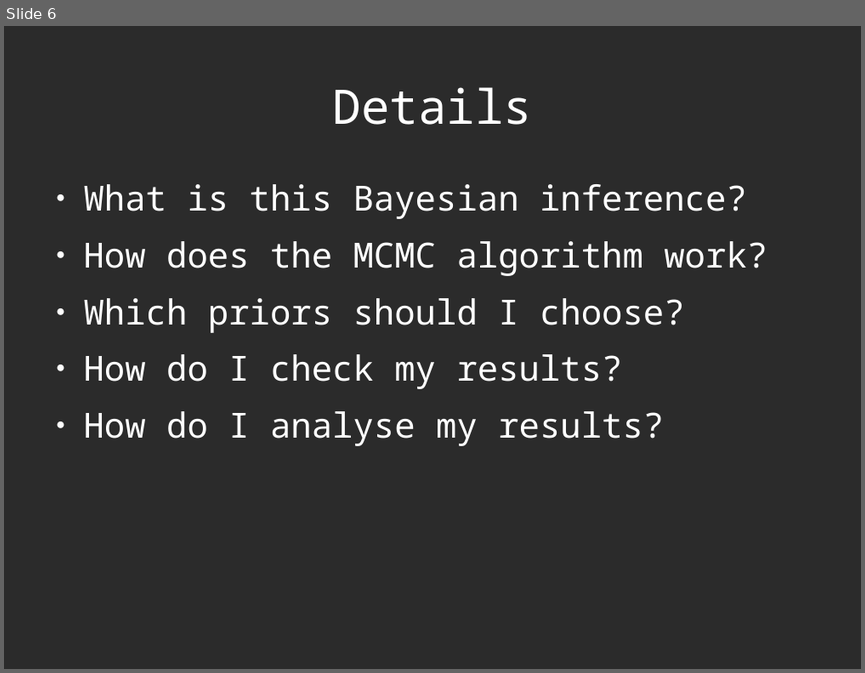
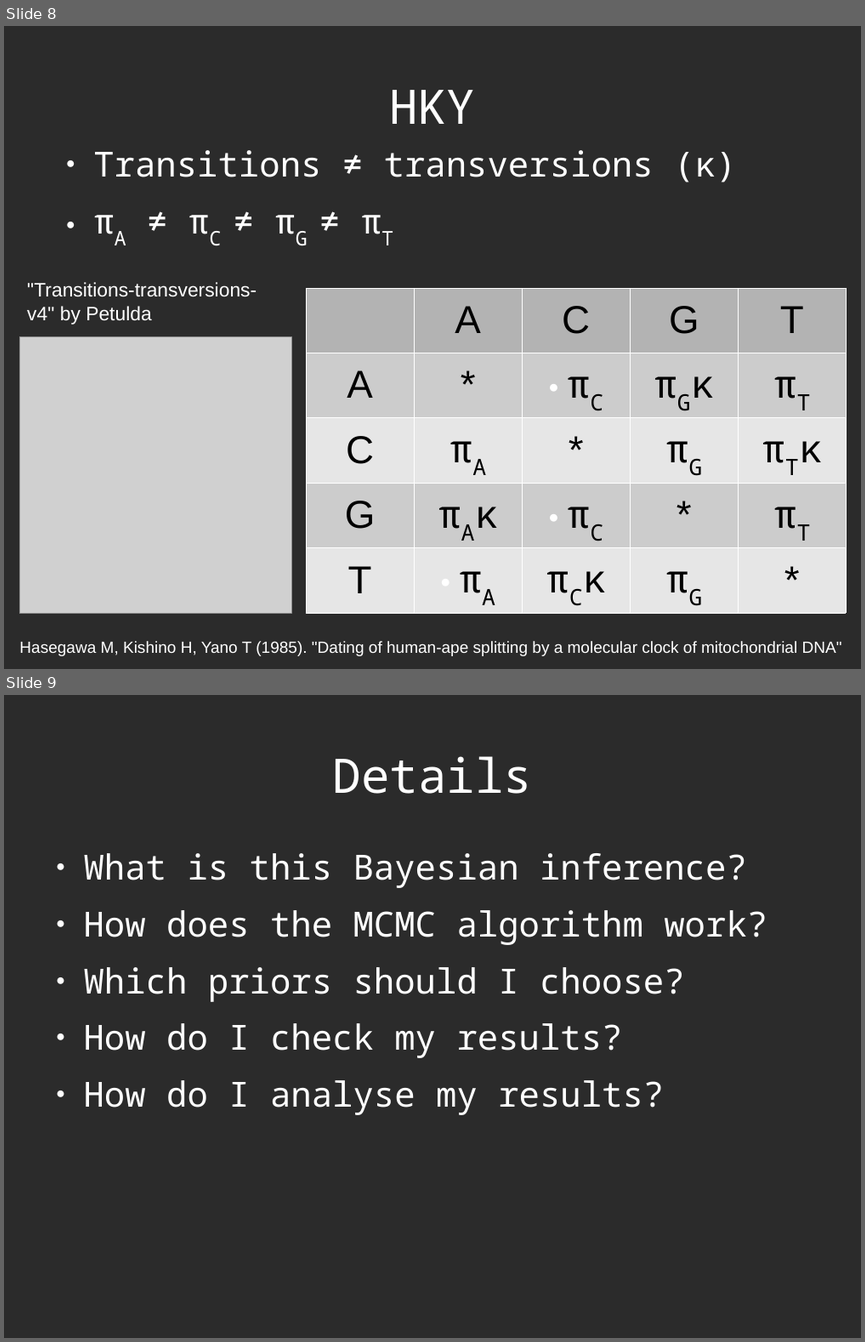
Before and after one commit to richelbilderbeek/Science, a slide deck: Bilderbeek2016Beast/Beast2.odp. Shown one above the other, each under a label of ours: slide 6 before the commit, slides 8 and 9 after it. The pictures are 865x673 and 865x1342 pixels, drawn with LibreOffice and Linux fonts; fonts in the diff are those of the drawing; grey boxes stand for pictures; background and template pictures are left out; a plain dark background stands for a picture behind light text. Boxes give left, top, right and bottom in pixels: in the first picture for what was removed or moved away, otherwise in the second. Text is boxed around its words. In the diff, an @@ line names an element or a change of style, - is before the commit and + after.

```diff
--- a/Bilderbeek2016Beast/Beast2.odp
+++ b/Bilderbeek2016Beast/Beast2.odp
@@ slide 8 added at (x1=4, y1=26, x2=861, y2=669), background picture (left out) @@
@@ title added at (x1=390, y1=90, x2=476, y2=124), 44 pt, text #FFFFFF @@
+HKY
@@ text added at (x1=93, y1=150, x2=736, y2=182), 32 pt, text #FFFFFF @@
+● Transitions ≠ transversions (κ)
+● πA ≠ πC ≠ πG ≠ πT
@@ text added at (x1=27, y1=282, x2=256, y2=324), 18 pt, text #FFFFFF @@
+"Transitions-transversions-v4" by Petulda
@@ table added at (x1=306, y1=288, x2=846, y2=613), 5 rows, 5 columns @@
+ | A | C | G | T
+A | * | πC | πGκ | πT
+C | πA | * | πG | πTκ
+G | πAκ | πC | * | πT
+T | πA | πCκ | πG | *
@@ picture added at (x1=19, y1=337, x2=291, y2=613) @@
@@ text added at (x1=19, y1=641, x2=842, y2=656), 15 pt, text #FFFFFF @@
+Hasegawa M, Kishino H, Yano T (1985). "Dating of human-ape splitting by a molecular clock of mitochondrial DNA"
@@ what was slide 6 is now slide 9 @@
```
Also in this commit, not shown: 1 slide changed, 5 other slides added, 3 slides removed, 3 other files.
